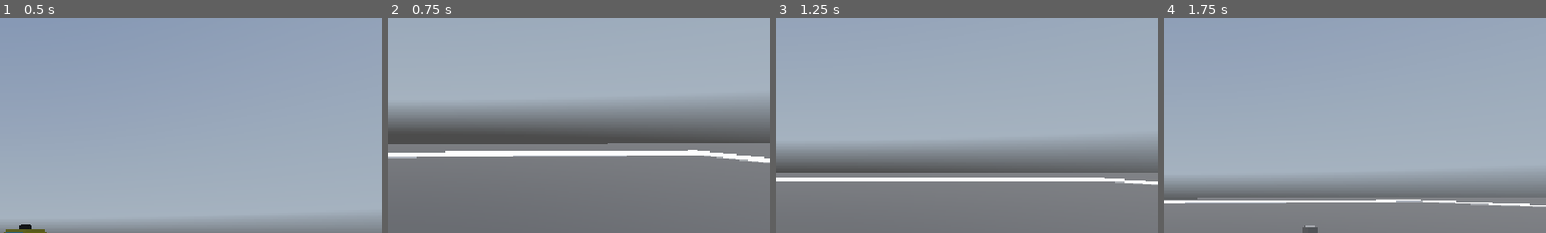
Above: before the commit, frames 1-4 (left to right).
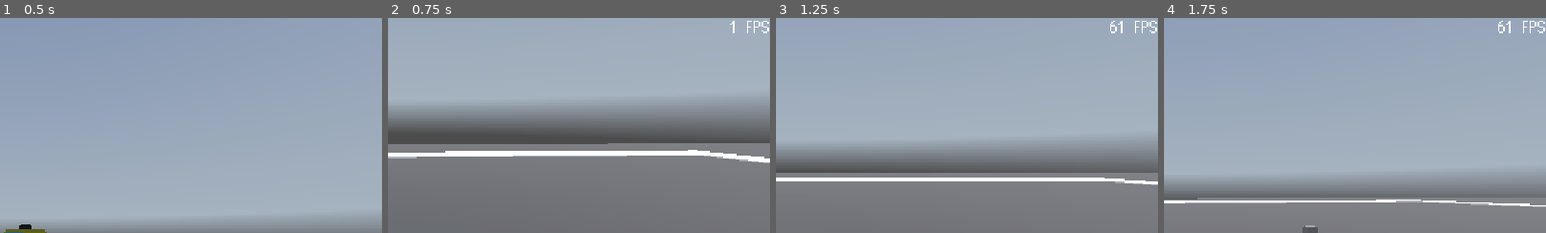
Above: after the commit, the same moments.

Repository: RafaeloxMC/super-taxi-sim
Game: Godot game, scene res://scenes/main_menu.tscn
Two runs of this game, one before a commit and one after it. Both use one fixed random seed, a clock stepped at 60 frames per second and the inputs below. A sky picture missing from this copy of the repository is replaced by a grey-blue gradient.
Inputs:
- Up to frame 1 (0.5 s): no input
- Up to frame 2 (0.75 s): click "Play" at 0.5 s
- Up to frame 3 (1.25 s): no input
- Up to frame 4 (1.75 s): tap Enter at 1.25 s; hold D (steer_right) from 1.28 s (still down); tap Alt at 1.35 s
The pictures show only the part of the screen within x 50-100%, y 0-50%; the shares and areas given below are measured in that part.

Frame 1 is identical in both runs. In frame 2, 0.1% of the frame differs, in the area x 89-100%, y 1-8%; in frame 3, 0.2%, in the area x 87-100%, y 1-8%; in frame 4, 0.2%.

Commit message:
Add fps counter

Diff:
--- a/scenes/ingame_ui.tscn
+++ b/scenes/ingame_ui.tscn
@@ -12,6 +12,13 @@
 grow_vertical = 2
 mouse_filter = 2
 script = ExtResource("1_031h6")
+
+[node name="ColorRect" type="ColorRect" parent="."]
+modulate = Color(1, 1, 1, 0.49019608)
+layout_mode = 0
+offset_right = 1152.0
+offset_bottom = 648.0
+color = Color(1, 0.3355136, 0.26959568, 1)
 
 [node name="Money" type="Label" parent="."]
 layout_mode = 1
@@ -46,9 +53,19 @@
 text = "0 km/h"
 horizontal_alignment = 2
 
-[node name="ColorRect" type="ColorRect" parent="."]
-modulate = Color(1, 1, 1, 0.49019608)
-layout_mode = 0
-offset_right = 1152.0
-offset_bottom = 648.0
-color = Color(1, 0.3355136, 0.26959568, 1)
+[node name="FPS" type="Label" parent="."]
+layout_mode = 1
+anchors_preset = 3
+anchor_left = 1.0
+anchor_top = 1.0
+anchor_right = 1.0
+anchor_bottom = 1.0
+offset_left = -84.0
+offset_top = -648.0
+offset_bottom = -621.0
+grow_horizontal = 0
+grow_vertical = 0
+theme = ExtResource("1_v3yap")
+theme_override_font_sizes/font_size = 24
+text = "120 FPS"
+horizontal_alignment = 2
--- a/scripts/ingame_ui.gd
+++ b/scripts/ingame_ui.gd
@@ -3,6 +3,7 @@
 @onready var speed_label: Label = $Speed
 @onready var money: Label = $Money
 @onready var color_rect: ColorRect = $ColorRect
+@onready var fps: Label = $FPS
 
 var money_changed = preload("res://scenes/money_changed.tscn")
 
@@ -27,6 +28,7 @@
 		money.add_theme_color_override("font_color", Color(10 * 1.0 / 255, 255 * 1.0 / 255, 10 * 1.0 / 255, 200 * 1.0 / 255))
 	else:
 		money.add_theme_color_override("font_color", Color(240 * 1.0 / 255, 10 * 1.0 / 255, 10 * 1.0 / 255, 200 * 1.0 / 255))
+	fps.text = str(roundi(Engine.get_frames_per_second())) + " FPS"
 
 func speed_trap_triggered(_speed: float, _max_allowed: float):
 	color_rect.visible = true
